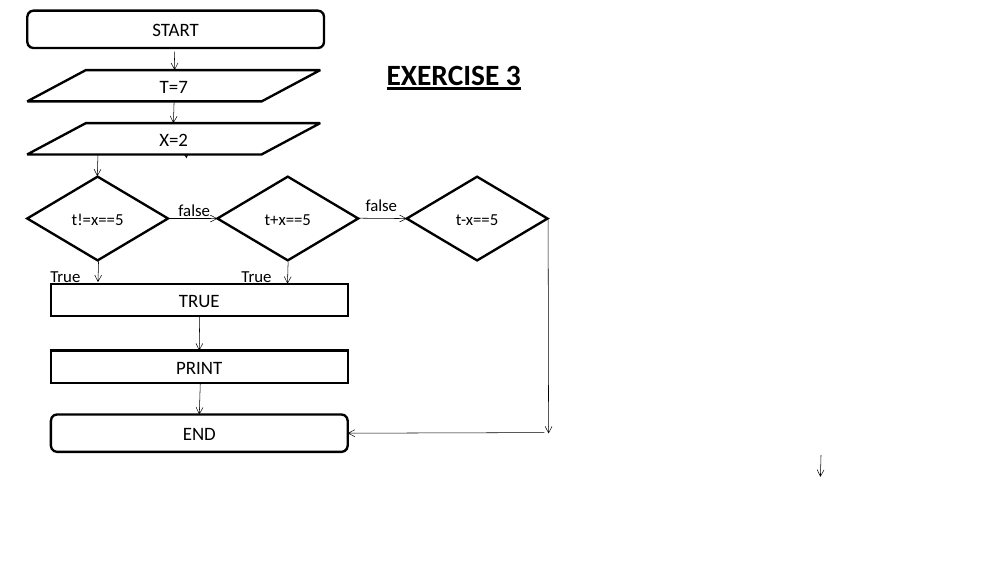
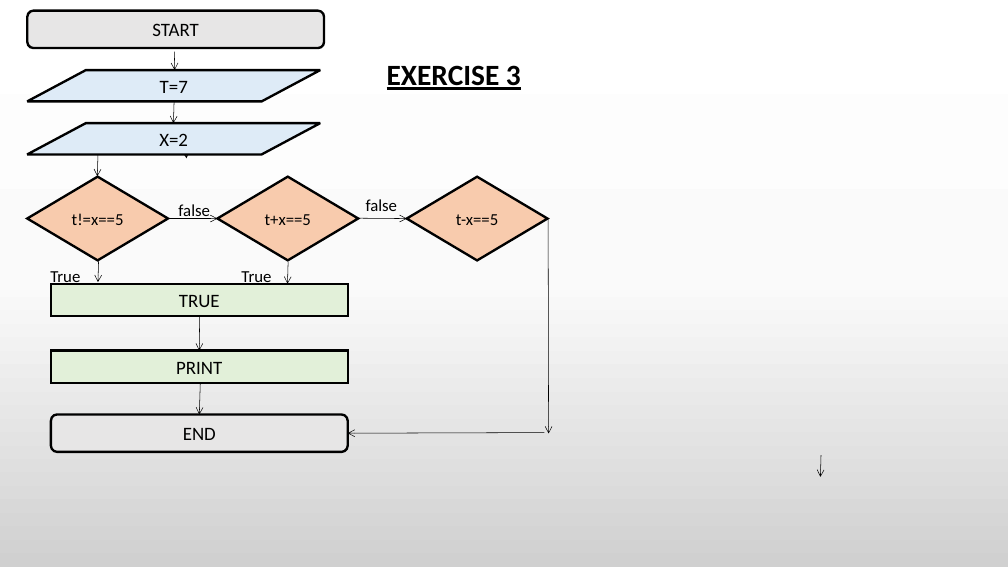
Before and after one commit to nwaniayo/lalacsc102, a slide deck: slide 3 of CSC FLOW CHART.pptx. Drawn at 1008x567 pixels with LibreOffice and Linux fonts; fonts in the diff are those of the drawing. Boxes give left, top, right and bottom in pixels: in the first picture for what was removed or moved away, otherwise in the second. Text is boxed around its words. In the diff, an @@ line names an element or a change of style, - is before the commit and + after.

```diff
--- a/CSC FLOW CHART.pptx
+++ b/CSC FLOW CHART.pptx
@@ background #FFFFFF to gradient #FFFFFF to #FBFBFB to #D1D1D1 @@
@@ rounded rectangle "START" at (27,11,324,48): fill #FFFFFF to #E7E6E6 @@
@@ flow chart input output "T=7" at (27,70,321,101): fill #FFFFFF to #DEEBF7 @@
@@ flow chart input output "X=2" at (27,123,321,154): fill #FFFFFF to #DEEBF7 @@
@@ fill #FFFFFF to #F8CBAD in 3 elements at (27,177,168,261), (218,177,358,261), (407,177,547,261) @@
@@ rectangle "TRUE" at (51,284,348,316): fill #FFFFFF to #E2F0D9 @@
@@ rectangle "PRINT" at (51,351,348,383): fill #FFFFFF to #E2F0D9 @@
@@ rounded rectangle "END" at (51,414,348,452): fill #FFFFFF to #E7E6E6 @@
```
Also in this commit, not shown: 6 other slides changed, 1 other file.
